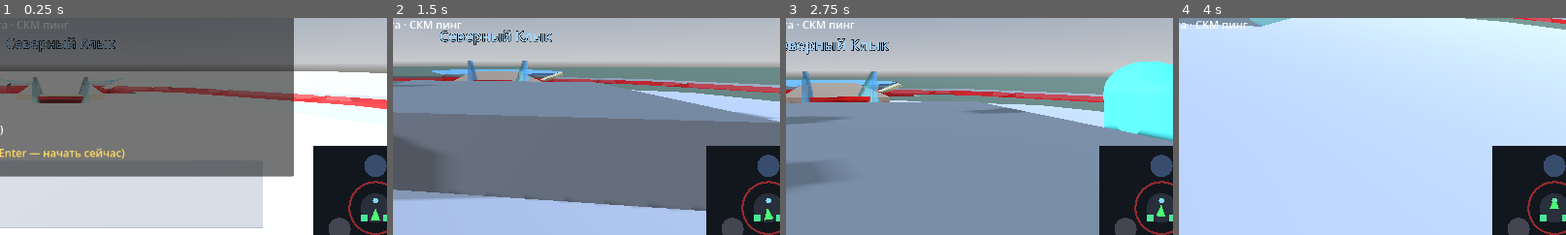
Above: before the commit, frames 1-4 (left to right).
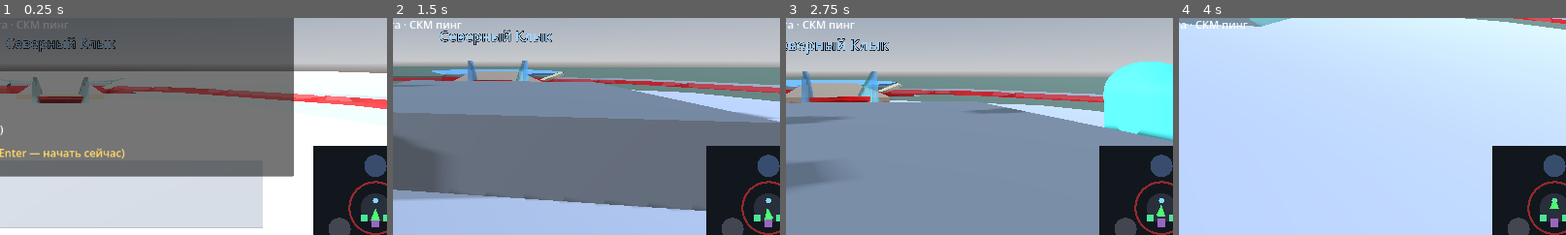
Above: after the commit, the same moments.

Repository: evangelipeep/Red-Wave
Game: Godot game, scene res://world/ParkGreybox.tscn
Same seed, same stepped clock (60 frames per second), same inputs: the game is played once before the commit and once after it. The project has no main scene, so this scene is started directly.
Inputs (mouse positions are % of the whole screen's width and height, from its top left):
- Up to frame 1 (0.25 s): no input
- Up to frame 2 (1.5 s): tap Enter (ui_accept) at 0.5 s; drag from (91, 83) to (60, 28) at 0.52 s; move the mouse to (45, 50) at 1.27 s; hold W (move_forward) from 1.28 s (still down); tap E (eat_snack) at 1.35 s
- Up to frame 3 (2.75 s): keep holding W (move_forward); tap Space (jump) at 1.52 s; move the mouse to (52, 48) at 2.02 s; hold Middle mouse button (ping) from 2.03 s (still down)
- Up to frame 4 (4 s): keep holding W (move_forward); move the mouse to (49, 52) at 2.77 s; release Middle mouse button (ping) at 2.78 s; tap Shift (sprint) at 2.85 s; click (49, 52) at 2.92 s; tap Space (jump) at 3.02, 3.77 s; move the mouse to (57, 51) at 3.52 s; hold T (toilet) from 3.53 s (still down)
The pictures show only the part of the screen within x 42-92%, y 40-90%; the shares and areas given below are measured in that part.

The runs differ from the first frame. In frame 1, less than 0.1% of the frame differs, in the area x 95-98%, y 93-97%; in frame 2, less than 0.1%; in frame 3, less than 0.1%, in the area x 95-98%, y 92-97%; in frame 4, less than 0.1%.

Commit message:
feat(theater): театры с расписанием шоу — посещение по Clock-событиям, квест «Театры» реальный
- TheaterPOI: сцена+зона+вывеска, ловит игрока внутри
- QuestTracker: окно шоу по scheduled_event show_*, засчёт посещения, атом shows больше не авто-зачёт
- весы и театр на карте/миникарте

Co-Authored-By: Claude Opus 4.8 <noreply@anthropic.com>

Diff:
--- /dev/null
+++ b/systems/poi/TheaterPOI.gd
@@ -0,0 +1,36 @@
+extends Area3D
+class_name TheaterPOI
+## Театр (POI). Во время шоу (Clock шлёт show_1/2/3) нахождение игрока внутри
+## засчитывает посещение — для квеста «Театры×k». Строит сцену+зону+вывеску.
+
+var player_inside: bool = false
+
+func _ready() -> void:
+	add_to_group("poi_theater")
+	var cs := CollisionShape3D.new()
+	var box := BoxShape3D.new()
+	box.size = Vector3(7, 4, 7)
+	cs.shape = box
+	add_child(cs)
+
+	var stage := MeshInstance3D.new()
+	var bm := BoxMesh.new()
+	bm.size = Vector3(6, 0.5, 6)
+	stage.mesh = bm
+	var mat := StandardMaterial3D.new()
+	mat.albedo_color = Color(0.5, 0.3, 0.6)
+	stage.material_override = mat
+	stage.position = Vector3(0, 0.25, 0)
+	add_child(stage)
+
+	var label := Label3D.new()
+	label.text = "ТЕАТР"
+	label.billboard = BaseMaterial3D.BILLBOARD_ENABLED
+	label.font_size = 48
+	label.pixel_size = 0.012
+	label.outline_size = 10
+	label.position = Vector3(0, 3.0, 0)
+	add_child(label)
+
+	body_entered.connect(func(b): if b is PlayerController: player_inside = true)
+	body_exited.connect(func(b): if b is PlayerController: player_inside = false)
--- a/systems/quest/QuestGenerator.gd
+++ b/systems/quest/QuestGenerator.gd
@@ -68,7 +68,7 @@
 			A.append({"name":"Спокойные×%d"%n, "ep":3.0*n, "t":n*100.0, "fixed":false, "coin":0, "axis":"calm", "n":n})
 	# ATTEND_SHOWS(k)  (fixed_time)
 	for k in [1, 2, 3]:
-		A.append({"name":"Театры×%d"%k, "ep":3.0*k, "t":k*110.0, "fixed":true, "coin":0, "axis":"shows"})
+		A.append({"name":"Театры×%d"%k, "ep":3.0*k, "t":k*110.0, "fixed":true, "coin":0, "axis":"shows", "n":k})
 	# PHOTO_BARD
 	A.append({"name":"Фото с Бардом", "ep":3.0, "t":120.0, "fixed":false, "coin":0, "axis":"bard"})
 	# FOOD_ALL_ZONES
--- a/systems/quest/QuestTracker.gd
+++ b/systems/quest/QuestTracker.gd
@@ -1,11 +1,12 @@
 extends Node
 ## Автолоад: трекинг главного квеста. По ходу дня проверяет каждый атом бандла
 ## (RunState.main_quest), считает выполнение и начисляет MAIN_PAYOUT при полном
-## завершении. Оценивает то, что уже есть в игре (горки, вес, голова, еда по зонам);
-## атомы систем «в разработке» (театры/лавки/гонки/очереди/круги) пока авто-зачёт.
-
-const AUTO_AXES := ["shows", "bard", "shop", "race", "skip", "laps"]
+## завершении. Оценивает то, что уже есть (горки, вес, голова, еда, театры/шоу);
+## атомы систем «в разработке» (лавки/гонки/очереди/круги) пока авто-зачёт.
+
+const AUTO_AXES := ["bard", "shop", "race", "skip", "laps"]
 const EVE_19_FRAC := 10.0 / 12.0   # 19:00 при дне 09:00–21:00
+const SHOW_WINDOW := 20.0          # сек, сколько идёт шоу после старта
 
 var done: Array = []        # done[i] для main_quest[i]
 var _paid: bool = false
@@ -18,13 +19,38 @@
 var _saw_dizzy_max: bool = false
 var _dizzy_cleared_in_time: bool = false
 var _weighthi_done: bool = false
+var _shows_attended: int = 0
+var _show_window: float = 0.0
+var _show_counted: bool = false
 
 func _ready() -> void:
 	EventBus.run_started.connect(_on_run_started)
 	EventBus.slide_completed.connect(_on_ride)
 	EventBus.food_eaten.connect(_on_food)
 	EventBus.dizziness_changed.connect(_on_dizzy)
+	EventBus.scheduled_event.connect(_on_scheduled)
 	Clock.day_finished.connect(_on_day_finished)
+
+func _process(delta: float) -> void:
+	if _show_window <= 0.0:
+		return
+	_show_window -= delta
+	if not _show_counted and _at_theater():
+		_show_counted = true
+		_shows_attended += 1
+		EventBus.toast.emit("Посетил шоу! (%d)" % _shows_attended)
+		_reevaluate(true)
+
+func _on_scheduled(ev: String) -> void:
+	if ev.begins_with("show"):
+		_show_window = SHOW_WINDOW
+		_show_counted = false
+
+func _at_theater() -> bool:
+	for t in get_tree().get_nodes_in_group("poi_theater"):
+		if (t as TheaterPOI).player_inside:
+			return true
+	return false
 
 func is_done(i: int) -> bool:
 	return i >= 0 and i < done.size() and done[i]
@@ -43,6 +69,9 @@
 	_saw_dizzy_max = false
 	_dizzy_cleared_in_time = false
 	_weighthi_done = false
+	_shows_attended = 0
+	_show_window = 0.0
+	_show_counted = false
 	_paid = false
 	personal_done = false
 	_personal_paid = false
@@ -143,6 +172,8 @@
 			return Vector2i(_zone_ridden_count(z), Slides.in_zone(z).size())
 		"food":
 			return Vector2i(mini(_eaten_zones.size(), 3), 3)
+		"shows":
+			return Vector2i(mini(_shows_attended, n), n)
 		_:
 			return Vector2i(1 if _evaluate(a) else 0, 1)
 
@@ -180,6 +211,8 @@
 			return _distinct_sensations() >= n
 		"food":
 			return _eaten_zones.size() >= 3
+		"shows":
+			return _shows_attended >= n
 		"weightlow":
 			return (not Clock.running) and WeightSystem.kg <= 79.0
 		"weighthi":
--- a/ui/MapView.gd
+++ b/ui/MapView.gd
@@ -83,6 +83,13 @@
 		if show_labels:
 			_label(font, wp + Vector2(0, 14), "Весы", Color(0.3, 0.9, 0.6))
 
+	# Театры.
+	for th in get_tree().get_nodes_in_group("poi_theater"):
+		var tp := world_to_map((th as Node3D).global_position)
+		draw_rect(Rect2(tp - Vector2(6, 6), Vector2(12, 12)), Color(0.6, 0.4, 0.75))
+		if show_labels:
+			_label(font, tp + Vector2(0, 16), "Театр", Color(0.7, 0.5, 0.85))
+
 	var players := get_tree().get_nodes_in_group("player")
 	if not players.is_empty():
 		var pl := players[0] as Node3D
--- a/world/ParkBuilder.gd
+++ b/world/ParkBuilder.gd
@@ -25,11 +25,17 @@
 	_build_river()
 	_build_weigh(Vector3(9, 0, 8))
 	_build_weigh(Vector3(-9, 0, 8))
+	_build_theater(Vector3(0, 0, 12))
 
 func _build_weigh(pos: Vector3) -> void:
 	var w := WeighStation.new()
 	w.position = pos
 	add_child(w)
+
+func _build_theater(pos: Vector3) -> void:
+	var t := TheaterPOI.new()
+	t.position = pos
+	add_child(t)
 
 func _mat(c: Color, transparent := false) -> StandardMaterial3D:
 	var m := StandardMaterial3D.new()
Not shown, added: systems/poi/TheaterPOI.gd.uid
